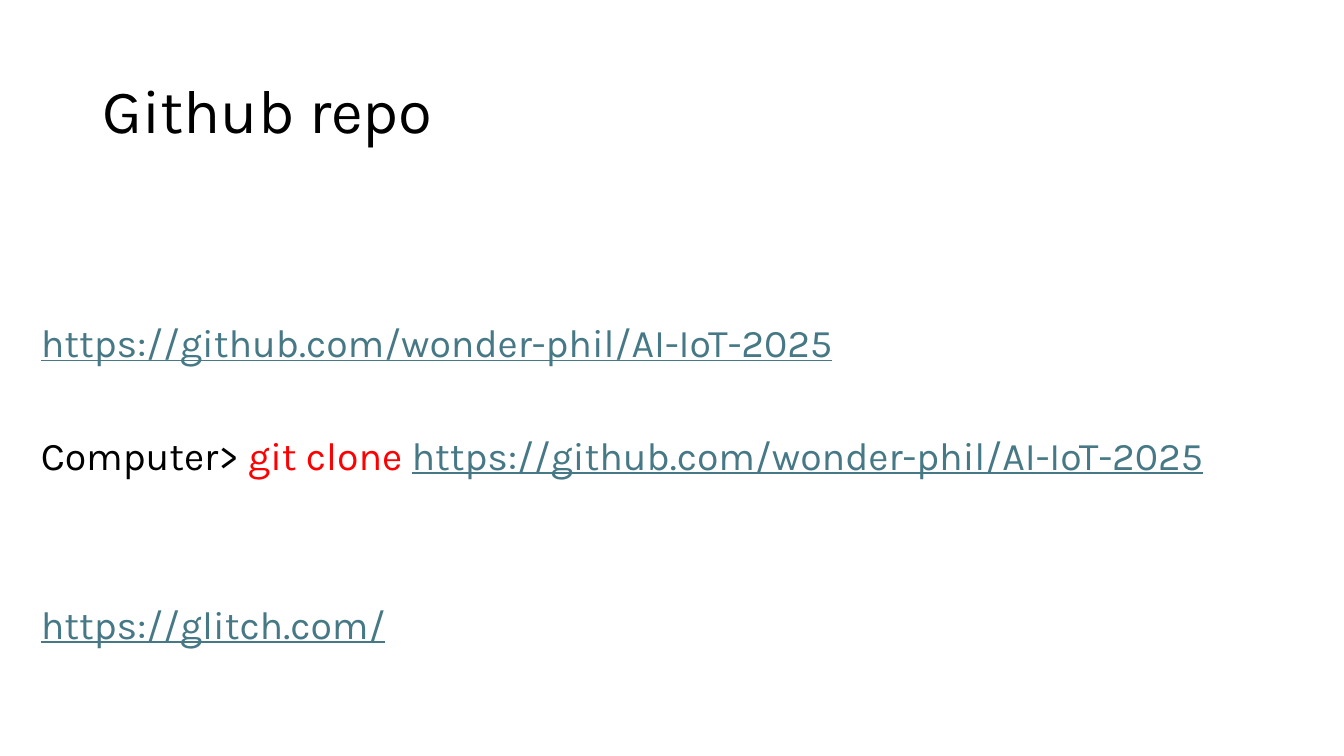
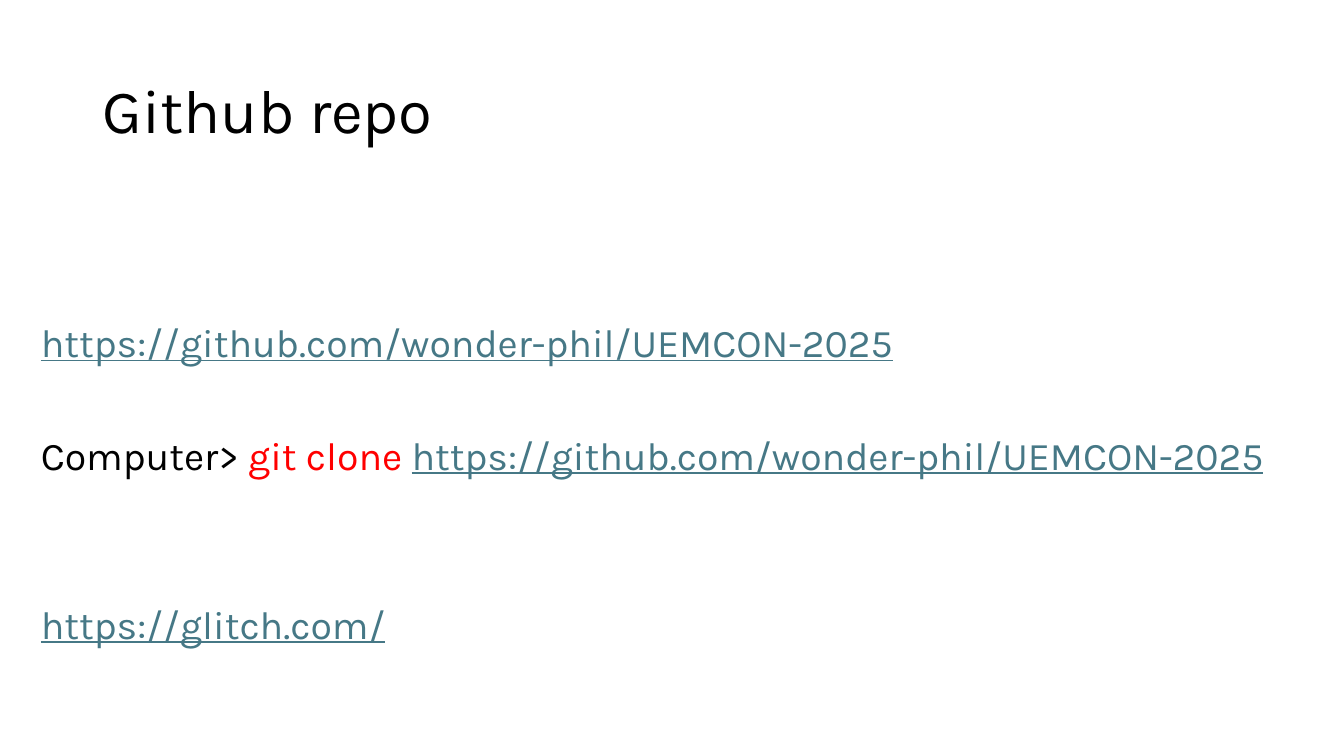
Before and after one commit to wonder-phil/UEMCON-2025, a slide deck: slide 2 of p01/Basics.pptx. Drawn at 1344x756 pixels with LibreOffice and Linux fonts; fonts in the diff are those of the drawing. Boxes give left, top, right and bottom in pixels: in the first picture for what was removed or moved away, otherwise in the second. Text is boxed around its words. In the diff, an @@ line names an element or a change of style, - is before the commit and + after.

```diff
--- a/p01/Basics.pptx
+++ b/p01/Basics.pptx
@@ text at [41, 328, 1264, 480]: text changed @@
-https://github.com/wonder-phil/AI-IoT-2025
-Computer> git clone https://github.com/wonder-phil/AI-IoT-2025
+https://github.com/wonder-phil/UEMCON-2025
+Computer> git clone https://github.com/wonder-phil/UEMCON-2025
```
Also in this commit, not shown: 1 other slide changed, 1 other file.
